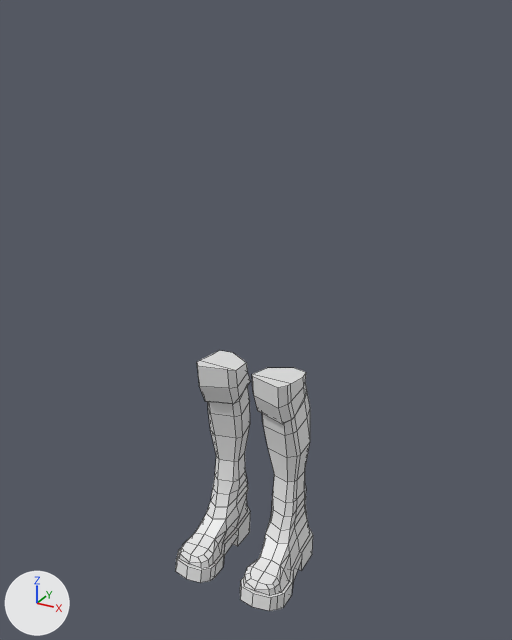
The Blender file tpose.blend: old version first, new version second.
Before and after are seen from a 50 mm camera at (1.013, -1.815, 1.875) aimed at (0.015, -0.001, 0.968). The axes (+X, +Y, +Z) are drawn at lower left. The lights are the same throughout. Mesh edges are drawn as thin lines.
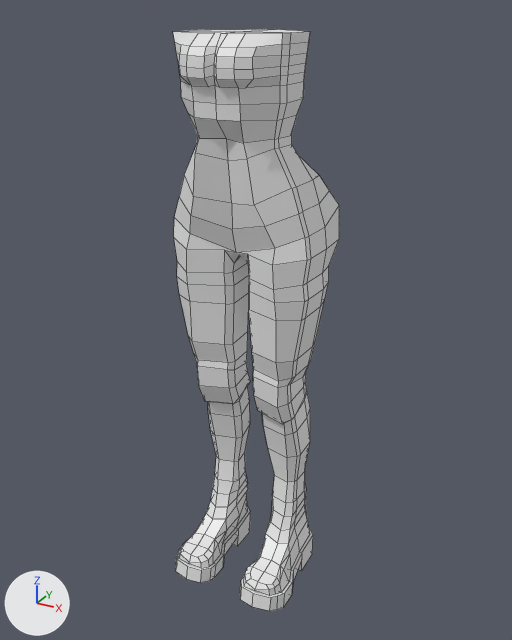
Changed parts and their boxes (x1, y1, x2, y2) in the pictures (512 x 640 px):
'Cube', reshaped (20% wider, 123% taller)
    before: (175, 350, 313, 611)
    after: (173, 29, 339, 611)
part 1 of me_cube_001, built on
    before: (197, 350, 306, 421)
    after: (173, 29, 339, 421)

The change in detail:
me_cube_001 is used by ob_cube; location (0.0, 0.0, 0.0).
me_cube_001 had 189 vertices, 173 faces and spanned x 0.028..0.217, y -0.244..0.151, z 0.002..0.81.
me_cube_001 now has 371 vertices, 353 faces and spans x 0.0..0.232, y -0.244..0.168, z 0.002..1.821.
Part 1, on me_cube_001:
2 faces are deleted.
3 vertices move from x 0.028..0.147, y -0.095..-0.046, z 0.731..0.801 to x 0.035..0.147, y -0.099..-0.046, z 0.734..0.802.
176 vertices are added at x 0.0..0.232, y -0.215..0.168, z 0.827..1.821.
6 new vertices lie (0.002, 0.023, 0.0) away from vertices in x 0.176..0.227, y -0.091..-0.083, z 0.9..1.427.
182 new faces join them.
